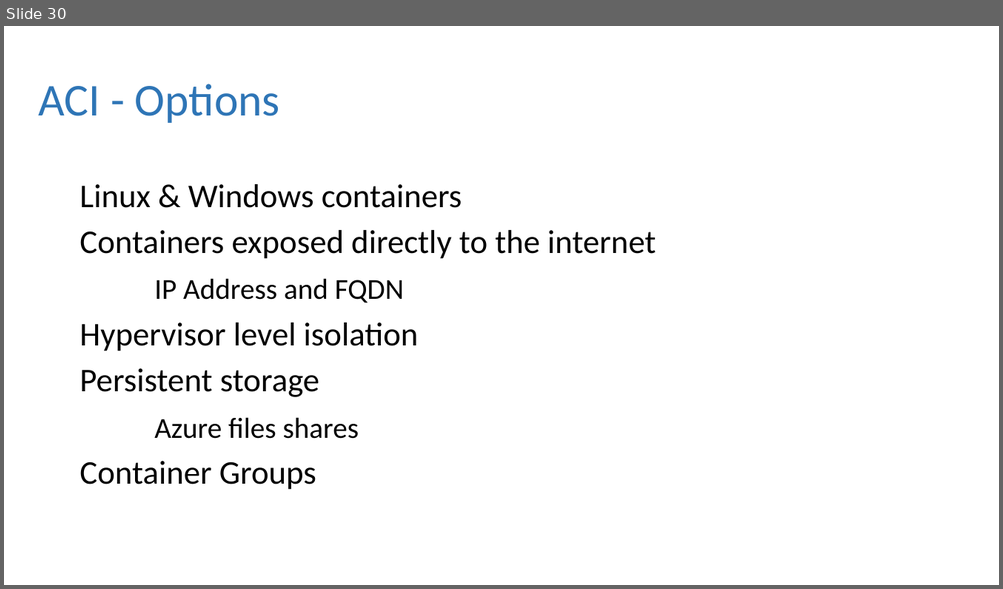
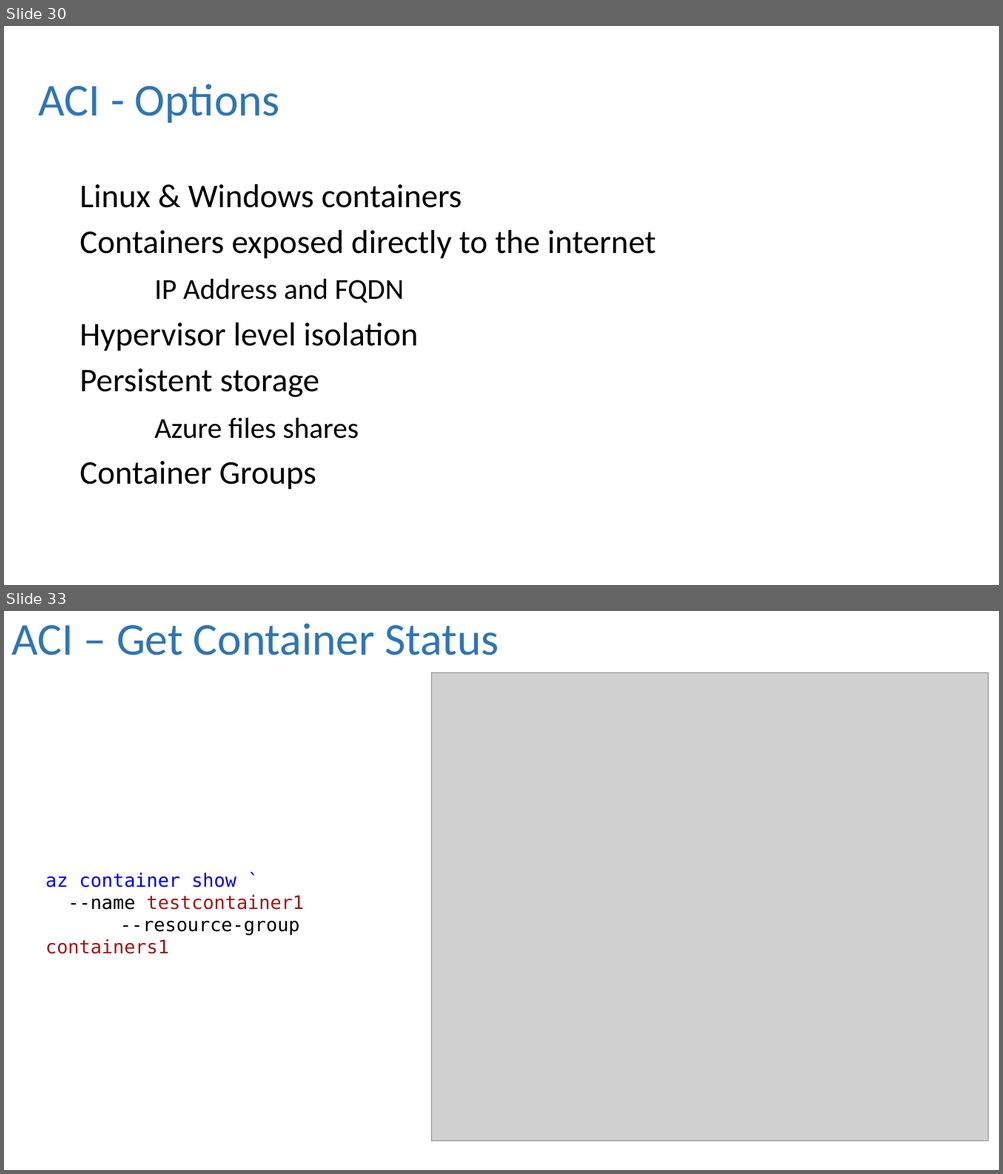
Before and after one commit to dbafromthecold/ContainersInTheCloud, a slide deck: ContainersInTheCloud.pptx. Shown one above the other, each under a label of ours: slide 30 before the commit, slides 30 and 33 after it; the slides between them are not shown. The pictures are 1003x589 and 1003x1174 pixels, drawn with LibreOffice and Linux fonts; fonts in the diff are those of the drawing; grey boxes stand for pictures; background and template pictures are left out. Boxes give left, top, right and bottom in pixels: in the first picture for what was removed or moved away, otherwise in the second. Text is boxed around its words. In the diff, an @@ line names an element or a change of style, - is before the commit and + after.

```diff
--- a/ContainersInTheCloud.pptx
+++ b/ContainersInTheCloud.pptx
@@ slide 33 added at box(4, 611, 999, 1170), background picture (left out) @@
@@ title added at box(11, 623, 499, 655), 44 pt, text #2E75B6 @@
+ACI – Get Container Status
@@ picture added at box(432, 673, 988, 1142) @@
@@ text added at box(45, 873, 304, 954), 18 pt, text #A31515 @@
+az container show `
+--name testcontainer1
+--resource-group containers1
```
Also in this commit, not shown: 3 other slides added, 1 slide removed, 7 other files.
